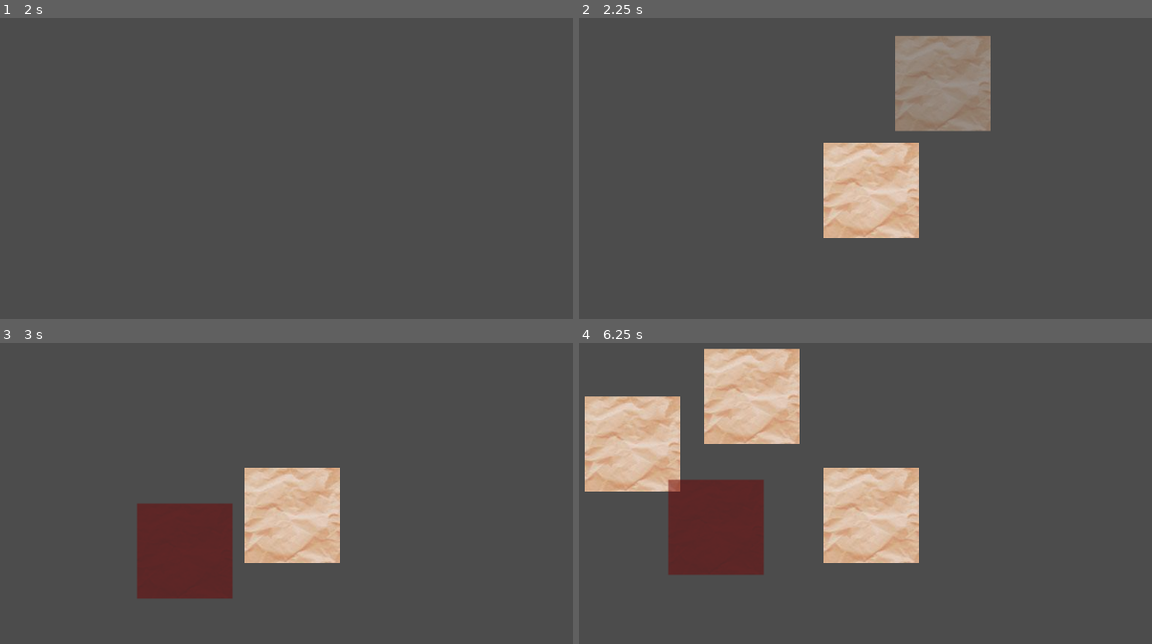
Above: before the commit, frames 1-4 (two rows, left to right).
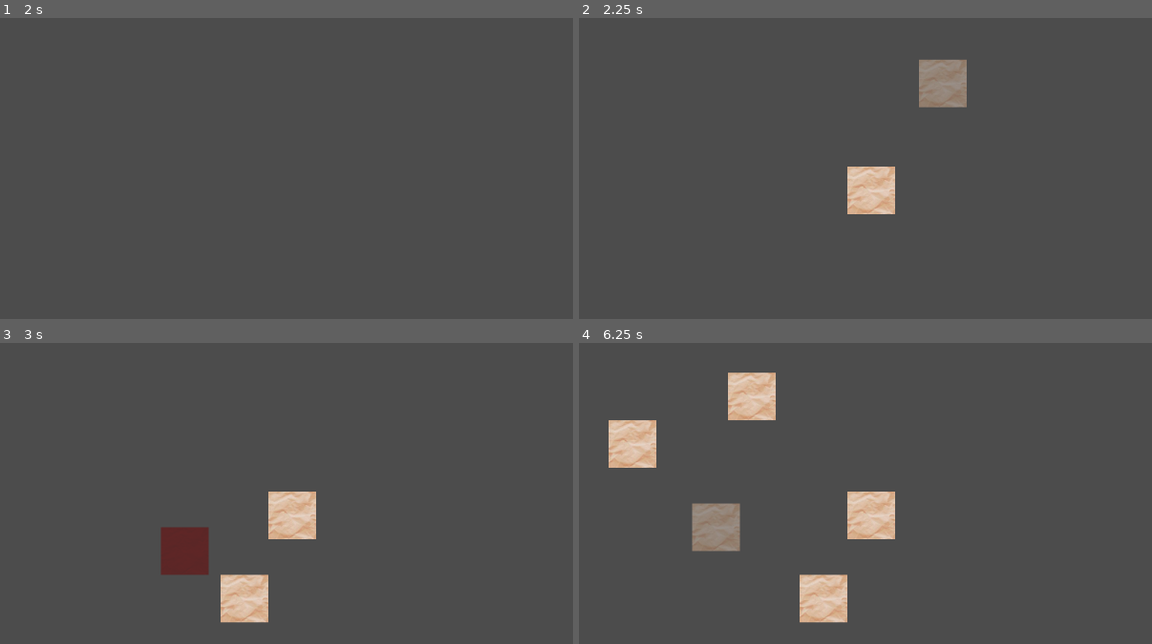
Above: after the commit, the same moments.

Repository: warriormaster12/SlimeNation
Game: Godot game, scene res://PhaseBuild/Root/Root.tscn
Same seed, same stepped clock (60 frames per second), same inputs: the game is played once before the commit and once after it. The engine's default icon, where the game draws it, is replaced by a stand-in: a white triangle on a blue panel in a dark square.
Inputs (mouse positions are in pixels of both pictures, inside the frame that each line leads up to):
- Up to frame 1 (2 s): tap Enter at 0.5 s; move the mouse to (458, 168) at 0.52 s; press the mouse at (458, 168) at 0.53 s; release the mouse at (458, 168) at 1.25 s; tap Middle mouse button (game_camera_zoom_reset) at 1.25 s; drag from (137, 213) to (252, 279) at 1.27 s
- Up to frame 2 (2.25 s): tap Middle mouse button (game_camera_zoom_reset) at 2 s; move the mouse to (945, 93) at 2.02 s; tap Down (game_build_select_next_trap) at 2.1 s; click (945, 93) at 2.17 s
- Up to frame 3 (3 s): tap Middle mouse button (game_camera_zoom_reset) at 2.75 s; drag from (252, 604) to (63, 448) at 2.77 s
- Up to frame 4 (6.25 s): tap Middle mouse button (game_camera_zoom_reset) at 3.5, 4.25 s; move the mouse to (1100, 580) at 3.52 s; hold 1 (game_build_select_trap_1) 3.53-4.25 s; click (1100, 580) at 3.67 s; drag from (642, 448) to (756, 403) at 4.27 s; move the mouse to (911, 514) at 5.02 s; hold 3 (game_build_select_trap_3) 5.03-5.75 s; click (911, 514) at 5.17 s; drag from (756, 403) to (716, 538) at 5.77 s

Frame 1 is identical in both runs. In frame 2, 8.3% of the frame differs, in the area x 42-72%, y 6-74%; in frame 3, 9.3%; in frame 4, 19%, in the area x 1-60%, y 1-94%.

Commit message:
chore: Scale entities by 0.5

Diff:
--- a/SlimeNation/Scenes/BugSpray/BugSpray.tscn
+++ b/SlimeNation/Scenes/BugSpray/BugSpray.tscn
@@ -3,12 +3,13 @@
 [ext_resource path="res://Scenes/BugSpray/BugSpray.png" type="Texture" id=1]
 
 [sub_resource type="RectangleShape2D" id=1]
-extents = Vector2( 63, 63 )
+extents = Vector2( 31, 31 )
 
 [node name="BugSpray" type="Node2D"]
 z_index = 1
 
 [node name="Texture" type="Sprite" parent="."]
+scale = Vector2( 0.5, 0.5 )
 texture = ExtResource( 1 )
 
 [node name="Collider" type="Area2D" parent="."]
--- a/SlimeNation/Scenes/FlyPaper/FlyPaper.tscn
+++ b/SlimeNation/Scenes/FlyPaper/FlyPaper.tscn
@@ -3,11 +3,12 @@
 [ext_resource path="res://Scenes/FlyPaper/FlyPaper.png" type="Texture" id=1]
 
 [sub_resource type="RectangleShape2D" id=1]
-extents = Vector2( 63, 63 )
+extents = Vector2( 31, 31 )
 
 [node name="FlyPaper" type="Node2D"]
 
 [node name="Texture" type="Sprite" parent="."]
+scale = Vector2( 0.5, 0.5 )
 texture = ExtResource( 1 )
 
 [node name="Collider" type="Area2D" parent="."]
